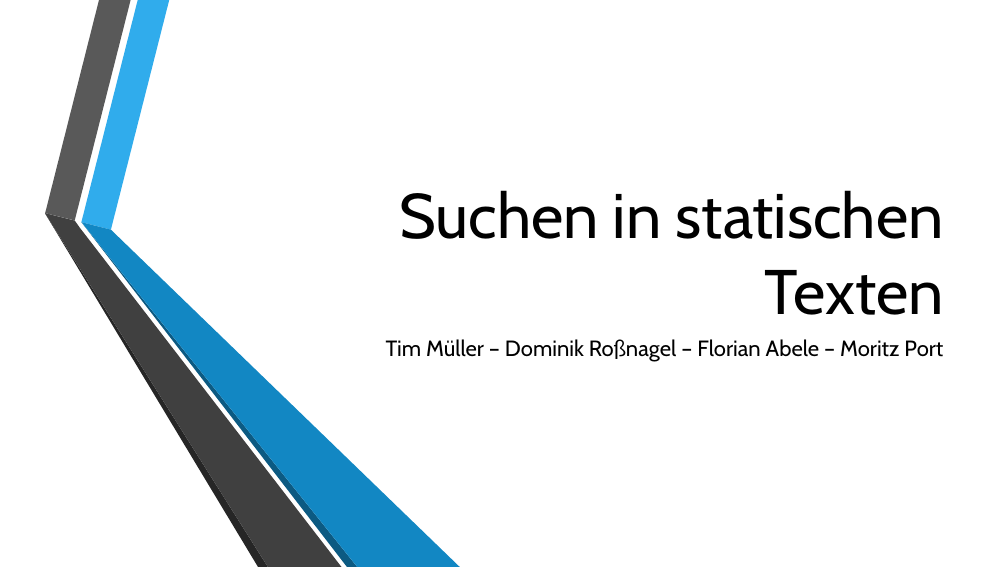
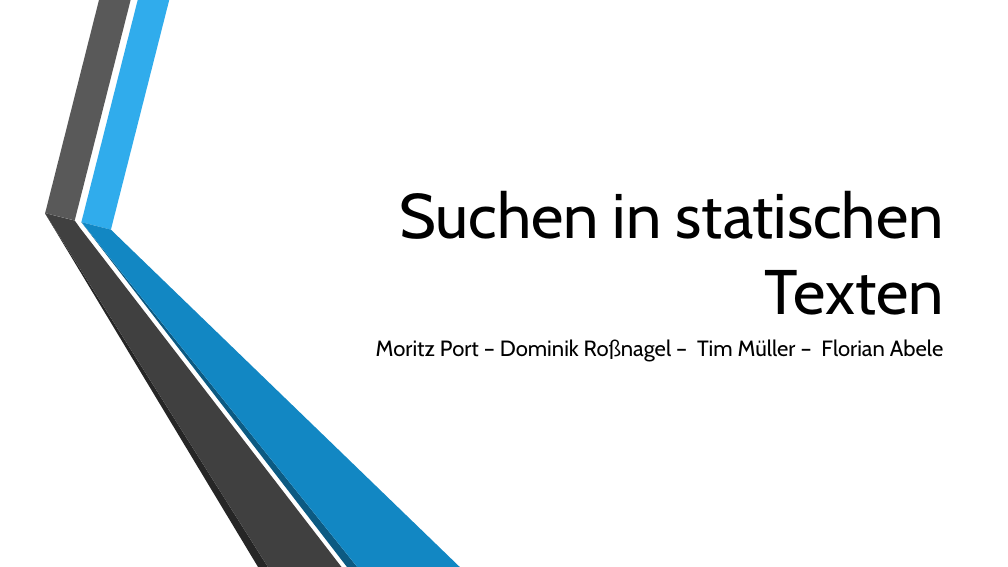
Before and after one commit to lenhuy2106/grp01-algdatII, a slide deck: slide 1 of Präsentation/2016.07.28 - Zwischenstand/Suchen in statischen Texten.pptx. Drawn at 1008x567 pixels with LibreOffice and Linux fonts; fonts in the diff are those of the drawing; background and template pictures are left out. Boxes give left, top, right and bottom in pixels: in the first picture for what was removed or moved away, otherwise in the second. Text is boxed around its words. In the diff, an @@ line names an element or a change of style, - is before the commit and + after.

```diff
--- a/Präsentation/2016.07.28 - Zwischenstand/Suchen in statischen Texten.pptx
+++ b/Präsentation/2016.07.28 - Zwischenstand/Suchen in statischen Texten.pptx
@@ subtitle at (376,339,944,362): text changed @@
-Tim Müller – Dominik Roßnagel – Florian Abele – Moritz Port
+Moritz Port – Dominik Roßnagel – Tim Müller – Florian Abele
```
Also in this commit, not shown: 2 other slides changed, 1 other file.
